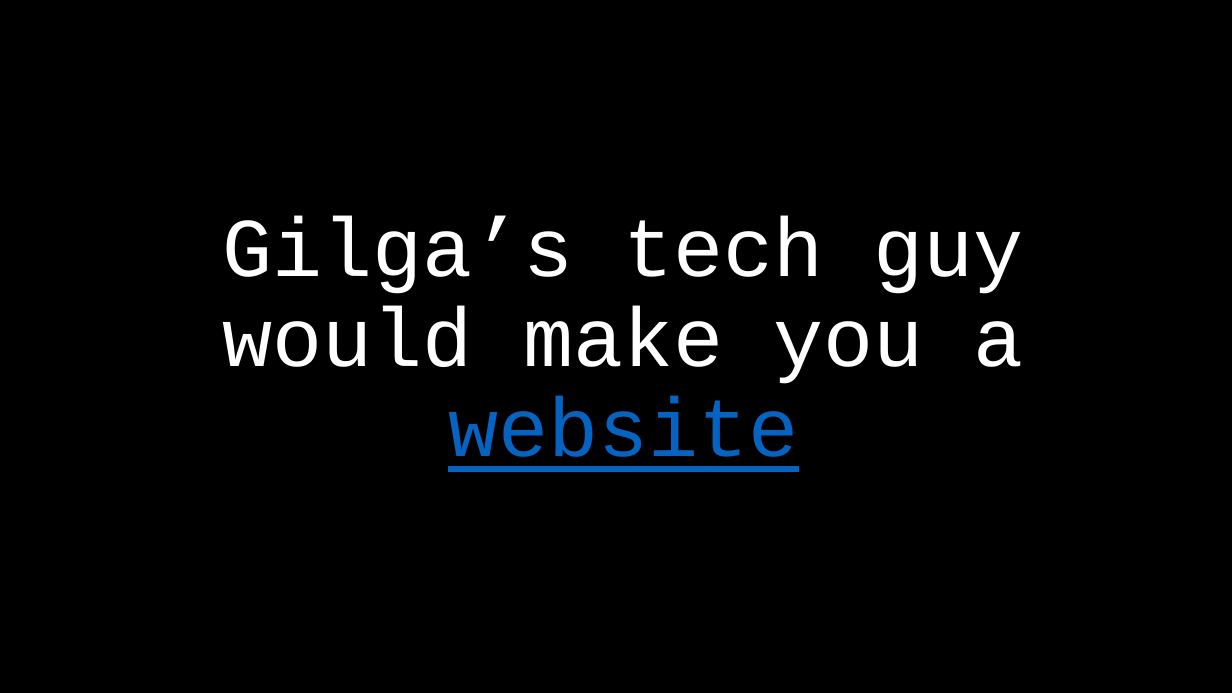
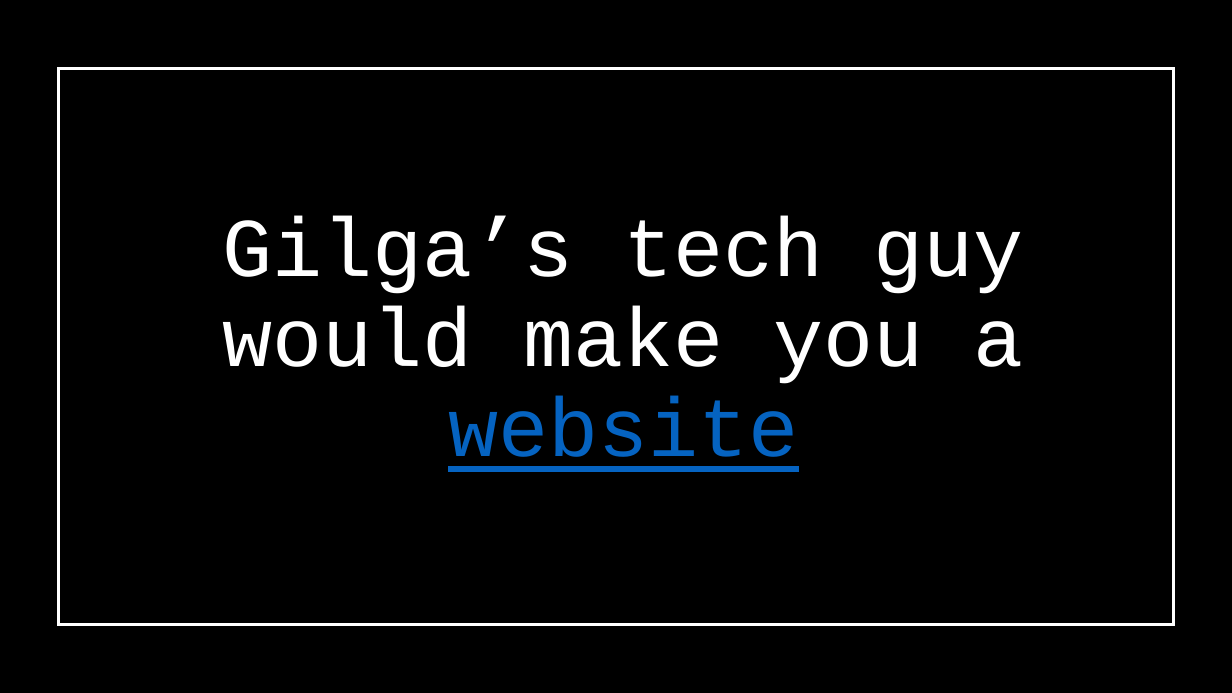
Before and after one commit to tlaifer/gilga-app, a slide deck: slide 1 of materials/cover.pptx. Drawn at 1232x693 pixels with LibreOffice and Linux fonts; fonts in the diff are those of the drawing. Boxes give left, top, right and bottom in pixels: in the first picture for what was removed or moved away, otherwise in the second. Text is boxed around its words. In the diff, an @@ line names an element or a change of style, - is before the commit and + after.

```diff
--- a/materials/cover.pptx
+++ b/materials/cover.pptx
@@ rectangle added at [58, 68, 1174, 625], fill #000000, outline #FFFFFF 2.25 pt @@
```
Also in this commit, not shown: 2 other files.
